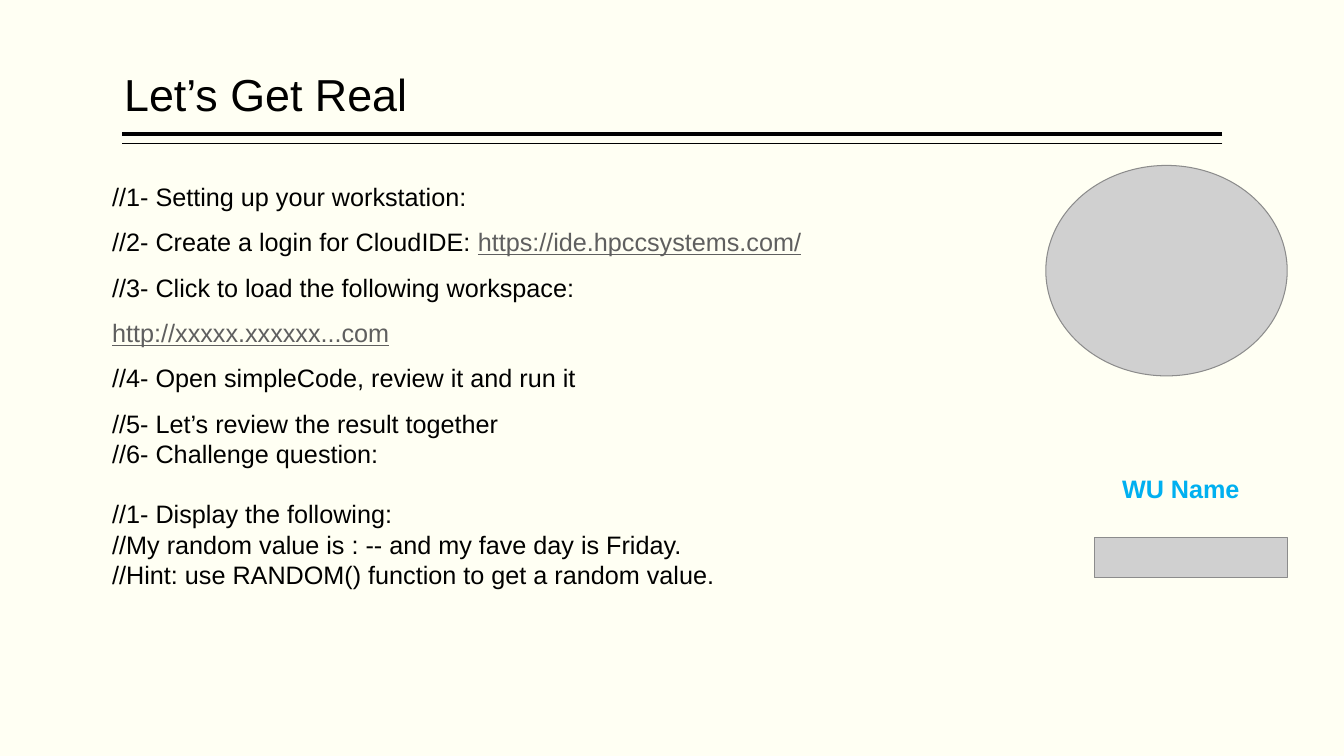
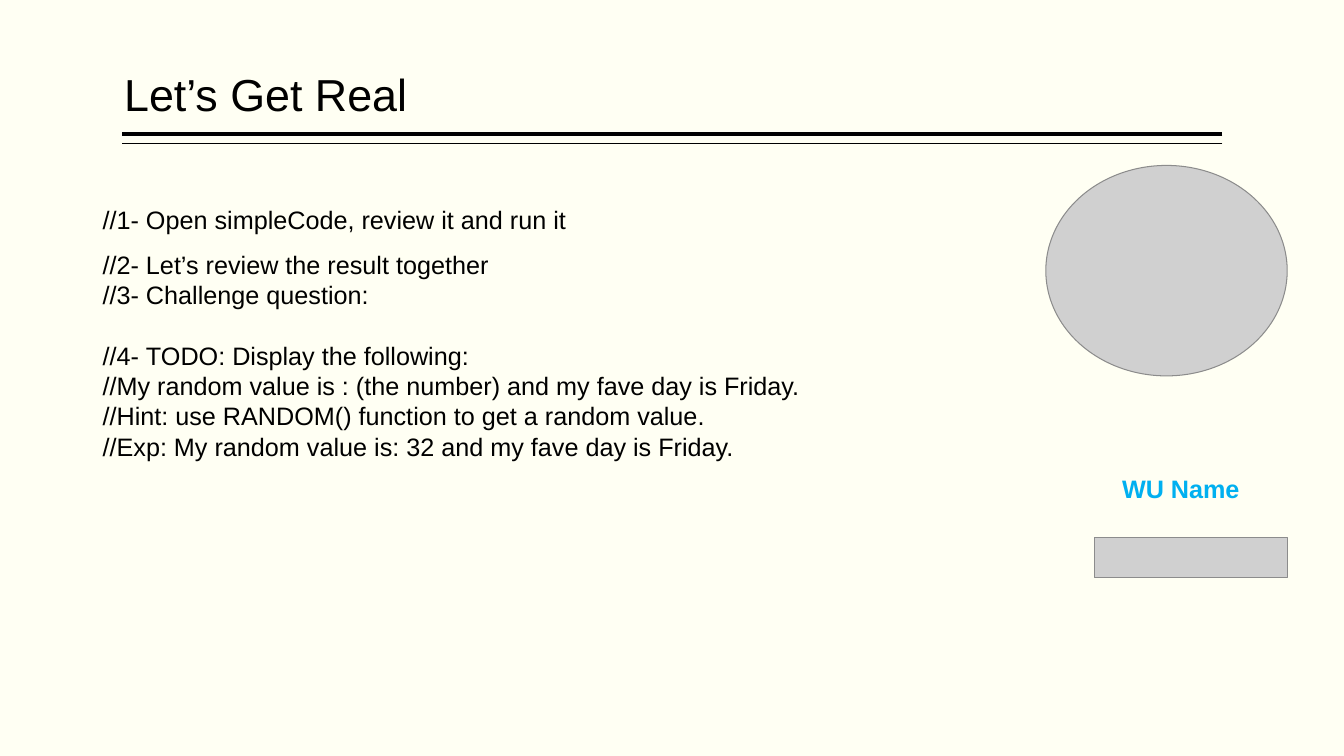
Before and after one commit to hpccsystems-solutions-lab/NCF-2021, a slide deck: slide 28 of BigData-ECL-NCF2021.pptx (slide 22 before the commit). Drawn at 1344x756 pixels with LibreOffice and Linux fonts; fonts in the diff are those of the drawing; grey boxes stand for pictures. Boxes give left, top, right and bottom in pixels: in the first picture for what was removed or moved away, otherwise in the second. Text is boxed around its words. In the diff, an @@ line names an element or a change of style, - is before the commit and + after.

Commit message:
Review and Update

```diff
--- a/BigData-ECL-NCF2021.pptx
+++ b/BigData-ECL-NCF2021.pptx
@@ text "//1- Open simpleCode, review it ...": place and size @@
-text "//1- Open simpleCode, review it ..." at <box>112,187,801,590</box>
+text "//1- Open simpleCode, review it ..." at <box>103,210,799,461</box>
@@ text at <box>103,210,799,401</box>: text changed @@
-//1- Setting up your workstation:
-//2- Create a login for CloudIDE: https://ide.hpccsystems.com/
-//3- Click to load the following workspace:
-http://xxxxx.xxxxxx...com
-//4- Open simpleCode, review it and run it
-//5- Let’s review the result together
-//6- Challenge question:
-//1- Display the following:
-//My random value is : -- and my fave day is Friday.
+//1- Open simpleCode, review it and run it
+//2- Let’s review the result together
+//3- Challenge question:
+//4- TODO: Display the following:
+//My random value is : (the number) and my fave day is Friday.
@@ text at <box>103,437,733,461</box>: paragraph added @@
+//Exp: My random value is: 32 and my fave day is Friday.
```
Also in this commit, not shown: 10 other slides changed, 7 slides added, 1 slide removed, 6 other files.
